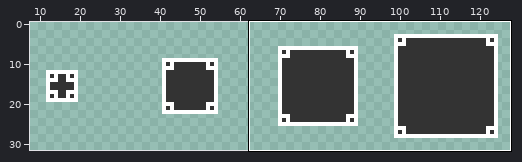
Two states of a pixel-art file, assets/crate.aseprite. The picture above shows the old version from afar; the outline marks the close-up.
Close-up. Before the commit:
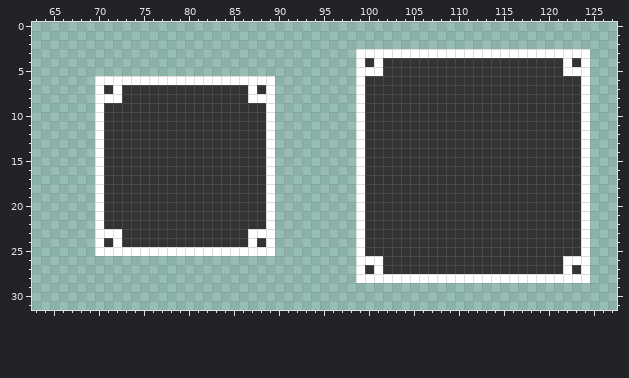
128x32 pixels, 1 frame. Shown: x 63..127, y 0..31. The wide view leaves out empty margins.
After the commit:
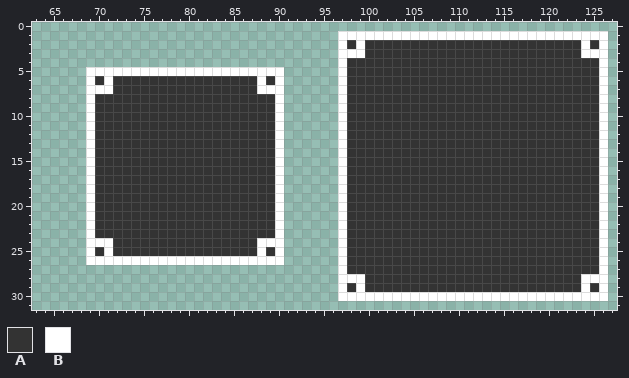
Palette (. is transparent): A #333333  B #ffffff
The edit:
Colour A is added in row 2 at x 98, 100 to 123 and 125; in rows 4 to 27 at x 98 and 125; in row 29 at x 98, 100 to 123 and 125.
Colour A replaces colour B in row 3 at x 100 to 123; in row 4 at x 99, 101, 122 and 124; in row 5 at x 99 to 101 and 122 to 124; in row 6 at x 70, 72 to 87, 89, 99 and 124; in row 7 at x 72, 87, 99 and 124; in row 8 at x 70 to 72, 87 to 89, 99 and 124.
Colour A replaces colour B in rows 9 to 22 at x 70, 89, 99 and 124; in row 23 at x 70 to 72, 87 to 89, 99 and 124; in row 24 at x 72, 87, 99 and 124; in row 25 at x 70, 72 to 87, 89, 99 and 124; in row 26 at x 99 to 101 and 122 to 124; in row 27 at x 99, 101, 122 and 124.
Colour A replaces colour B in row 28 at x 100 to 123.
Colour B is added in row 1 at x 97 to 126; in row 2 at x 97, 99, 124 and 126; in row 3 at x 97 to 98 and 125 to 126; in row 4 at x 97 and 126; in row 5 at x 69 to 90, 97 and 126; in rows 6 to 25 at x 69, 90, 97 and 126.
Colour B is added in row 26 at x 69 to 90, 97 and 126; in row 27 at x 97 and 126; in row 28 at x 97 to 98 and 125 to 126; in row 29 at x 97, 99, 124 and 126; in row 30 at x 97 to 126.
Colour B replaces colour A in row 7 at x 71 and 88; in row 24 at x 71 and 88.
